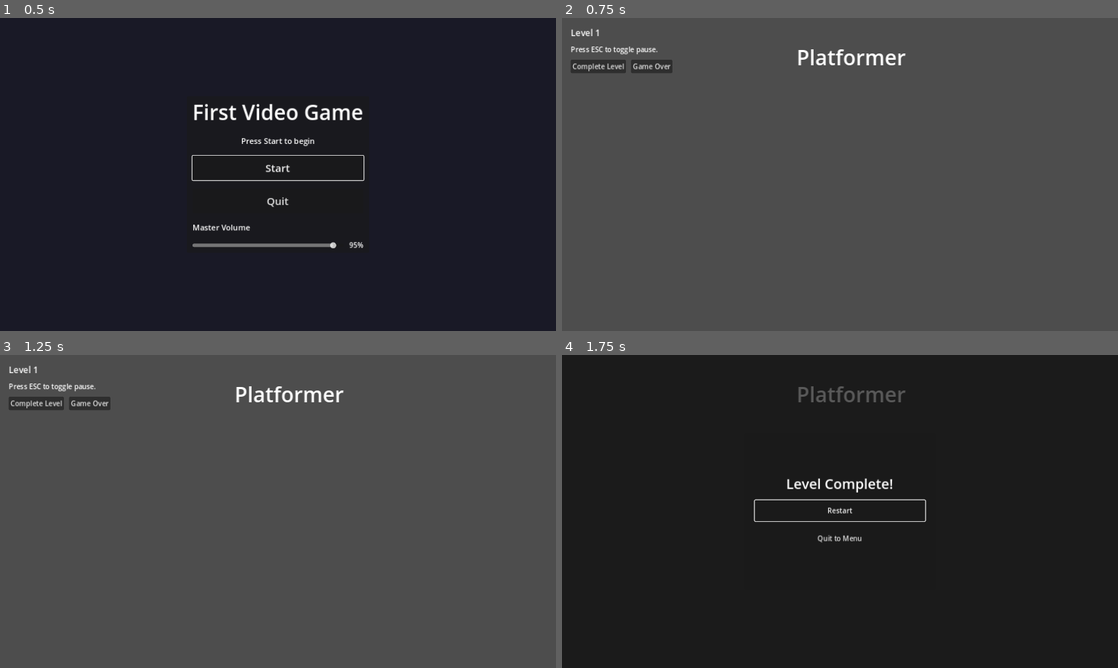
Above: before the commit, frames 1-4 (two rows, left to right).
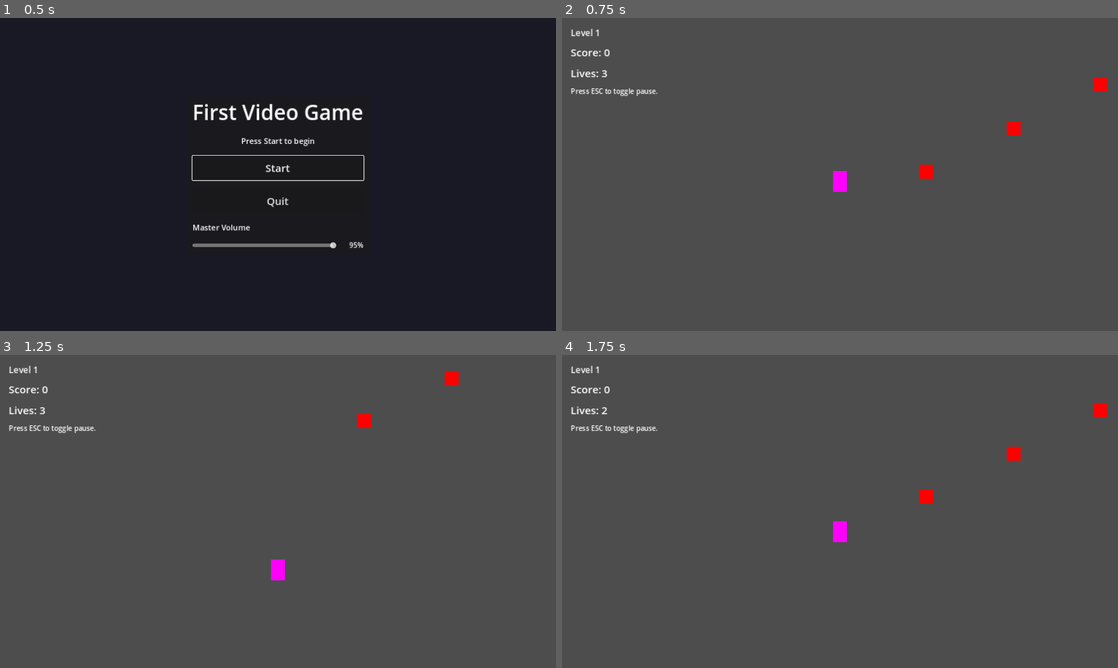
Above: after the commit, the same moments.

Repository: otthyyy/firstvideogame
Game: Godot game, scene res://scenes/MainMenu.tscn
Same seed, same stepped clock (60 frames per second), same inputs: the game is played once before the commit and once after it. Sound files missing from this copy of the repository are replaced by a short silence.
Inputs (mouse positions are in pixels of both pictures, inside the frame that each line leads up to):
- Up to frame 1 (0.5 s): no input
- Up to frame 2 (0.75 s): click "Start" at 0.5 s
- Up to frame 3 (1.25 s): no input
- Up to frame 4 (1.75 s): click (600, 401) at 1.25 s, where only the run before the commit has a clickable "Complete Level"

Frame 1 is identical in both runs. In frame 2, 2.0% of the frame differs, in the area x 1-99%, y 9-56%; in frame 3, 1.9%; in frame 4, 100%, in the area x 0-100%, y 0-100%.

Commit message:
feat(ui): add score, lives, coins, and level complete UI/gameplay
Implements score and lives display with UI updates, collectible coins, player death,
and level completion mechanics. This change enhances feedback and gameplay loop.

- Added HUD labels for score and lives, anchored for 1280x720 display
- Implemented Coin and Goal scenes (Area2D); coins increment score and play sound
- Player death decrements lives, with Game Over and restart if lives reach zero
- Display "Level Complete!" modal when reaching goal
- Refactored GameState for score/lives/tracking and consistent reset

No breaking changes. Assets use placeholder graphics/audio for rapid prototyping.

Diff:
--- /dev/null
+++ b/scenes/Coin.tscn
@@ -0,0 +1,25 @@
+[gd_scene load_steps=5 format=3 uid="uid://c5q2rkje7u4aj"]
+
+[ext_resource type="Script" path="res://scripts/Coin.gd" id="1_coin_script"]
+[ext_resource type="AudioStream" uid="uid://bwdmhj0ydejhg" path="res://audio/coin_pickup.wav" id="2_coin_audio"]
+
+[sub_resource type="CircleShape2D" id="CircleShape2D_coin_collision"]
+radius = 16.0
+
+[sub_resource type="PlaceholderTexture2D" id="PlaceholderTexture2D_coin"]
+size = Vector2(32, 32)
+
+[node name="Coin" type="Area2D" groups=["coins"]]
+collision_layer = 0
+collision_mask = 1
+script = ExtResource("1_coin_script")
+
+[node name="Sprite2D" type="Sprite2D" parent="."]
+modulate = Color(1, 0.843137, 0, 1)
+texture = SubResource("PlaceholderTexture2D_coin")
+
+[node name="CollisionShape2D" type="CollisionShape2D" parent="."]
+shape = SubResource("CircleShape2D_coin_collision")
+
+[node name="AudioStreamPlayer2D" type="AudioStreamPlayer2D" parent="."]
+stream = ExtResource("2_coin_audio")
--- /dev/null
+++ b/scenes/Goal.tscn
@@ -0,0 +1,21 @@
+[gd_scene load_steps=4 format=3 uid="uid://coeg0y3w1hffa"]
+
+[ext_resource type="Script" path="res://scripts/Goal.gd" id="1_goal_script"]
+
+[sub_resource type="RectangleShape2D" id="RectangleShape2D_goal_collision"]
+size = Vector2(64, 64)
+
+[sub_resource type="PlaceholderTexture2D" id="PlaceholderTexture2D_goal"]
+size = Vector2(64, 64)
+
+[node name="Goal" type="Area2D" groups=["goal"]]
+collision_layer = 0
+collision_mask = 1
+script = ExtResource("1_goal_script")
+
+[node name="Sprite2D" type="Sprite2D" parent="."]
+modulate = Color(0, 1, 0, 1)
+texture = SubResource("PlaceholderTexture2D_goal")
+
+[node name="CollisionShape2D" type="CollisionShape2D" parent="."]
+shape = SubResource("RectangleShape2D_goal_collision")
--- a/scenes/Level1.tscn
+++ b/scenes/Level1.tscn
@@ -1,13 +1,36 @@
-[gd_scene load_steps=5 format=3 uid="uid://cd6dj5t0h6w5q"]
+[gd_scene load_steps=8 format=3 uid="uid://cd6dj5t0h6w5q"]
 
 [ext_resource type="PackedScene" uid="uid://c146luq5d1bje" path="res://scenes/PlaceholderLevel.tscn" id="1_level"]
 [ext_resource type="Script" path="res://scripts/Level1.gd" id="2_level_script"]
 [ext_resource type="PackedScene" uid="uid://cjxpnh6n5u3ya" path="res://scenes/PauseMenu.tscn" id="3_pause_menu"]
+[ext_resource type="PackedScene" uid="uid://cpujq1n83ql3j" path="res://scenes/Player.tscn" id="4_player"]
+[ext_resource type="PackedScene" uid="uid://c5q2rkje7u4aj" path="res://scenes/Coin.tscn" id="5_coin"]
+[ext_resource type="PackedScene" uid="uid://coeg0y3w1hffa" path="res://scenes/Goal.tscn" id="6_goal"]
 
 [node name="Level1" type="Node2D"]
 script = ExtResource("2_level_script")
 
 [node name="PlaceholderLevel" parent="." instance=ExtResource("1_level")]
+
+[node name="Player" parent="." instance=ExtResource("4_player")]
+position = Vector2(200, 500)
+
+[node name="Camera2D" type="Camera2D" parent="Player"]
+current = true
+position_smoothing_enabled = true
+position_smoothing_speed = 5.0
+
+[node name="Coin" parent="." instance=ExtResource("5_coin")]
+position = Vector2(400, 500)
+
+[node name="Coin2" parent="." instance=ExtResource("5_coin")]
+position = Vector2(600, 400)
+
+[node name="Coin3" parent="." instance=ExtResource("5_coin")]
+position = Vector2(800, 300)
+
+[node name="Goal" parent="." instance=ExtResource("6_goal")]
+position = Vector2(1000, 500)
 
 [node name="HUD" type="CanvasLayer" parent="."]
 
@@ -31,21 +54,19 @@
 theme_override_font_sizes/font_size = 20
 text = "Level 1"
 
+[node name="ScoreLabel" type="Label" parent="HUD/MarginContainer/VBoxContainer"]
+layout_mode = 2
+theme_override_font_sizes/font_size = 24
+text = "Score: 0"
+
+[node name="LivesLabel" type="Label" parent="HUD/MarginContainer/VBoxContainer"]
+layout_mode = 2
+theme_override_font_sizes/font_size = 24
+text = "Lives: 3"
+
 [node name="HintLabel" type="Label" parent="HUD/MarginContainer/VBoxContainer"]
 layout_mode = 2
 text = "Press ESC to toggle pause."
-
-[node name="Buttons" type="HBoxContainer" parent="HUD/MarginContainer/VBoxContainer"]
-layout_mode = 2
-theme_override_constants/separation = 12
-
-[node name="CompleteButton" type="Button" parent="HUD/MarginContainer/VBoxContainer/Buttons"]
-layout_mode = 2
-text = "Complete Level"
-
-[node name="GameOverButton" type="Button" parent="HUD/MarginContainer/VBoxContainer/Buttons"]
-layout_mode = 2
-text = "Game Over"
 
 [node name="PauseMenu" parent="." instance=ExtResource("3_pause_menu")]
 
@@ -103,7 +124,5 @@
 layout_mode = 2
 text = "Quit to Menu"
 
-[connection signal="pressed" from="HUD/MarginContainer/VBoxContainer/Buttons/CompleteButton" to="." method="_on_complete_button_pressed"]
-[connection signal="pressed" from="HUD/MarginContainer/VBoxContainer/Buttons/GameOverButton" to="." method="_on_game_over_button_pressed"]
 [connection signal="pressed" from="EndMenu/Panel/VBoxContainer/RestartButton" to="." method="_on_restart_button_pressed"]
 [connection signal="pressed" from="EndMenu/Panel/VBoxContainer/QuitToMenuButton" to="." method="_on_quit_to_menu_from_end_pressed"]
--- /dev/null
+++ b/scripts/Coin.gd
@@ -0,0 +1,27 @@
+extends Area2D
+
+@export var coin_value: int = 10
+
+var _collected: bool = false
+
+@onready var audio_player: AudioStreamPlayer2D = $AudioStreamPlayer2D
+
+func _ready() -> void:
+    body_entered.connect(_on_body_entered)
+
+func _on_body_entered(body: Node2D) -> void:
+    if _collected:
+        return
+    if body.is_in_group("player"):
+        collect()
+
+func collect() -> void:
+    _collected = true
+    set_deferred("monitoring", false)
+    set_deferred("monitorable", false)
+    GameState.add_score(coin_value)
+    visible = false
+    if audio_player and audio_player.stream:
+        audio_player.play()
+        await audio_player.finished
+    queue_free()
--- a/scripts/GameState.gd
+++ b/scripts/GameState.gd
@@ -1,18 +1,40 @@
 extends Node
 
 signal master_volume_changed(value: float)
+signal score_changed(new_score: int)
+signal lives_changed(new_lives: int)
 
 const SETTINGS_FILE := "user://settings.cfg"
 const SETTINGS_SECTION := "audio"
 const SETTINGS_KEY := "master_volume"
 
 var master_volume: float = 1.0
+var score: int = 0
+var lives: int = 3
 
 func _ready() -> void:
     process_mode = Node.PROCESS_MODE_ALWAYS
     load_settings()
     apply_volume()
     emit_signal("master_volume_changed", master_volume)
+    emit_signal("score_changed", score)
+    emit_signal("lives_changed", lives)
+
+func reset_progress() -> void:
+    score = 0
+    lives = 3
+    emit_signal("score_changed", score)
+    emit_signal("lives_changed", lives)
+
+func add_score(amount: int) -> void:
+    if amount == 0:
+        return
+    score = max(score + amount, 0)
+    emit_signal("score_changed", score)
+
+func lose_life() -> void:
+    lives = max(lives - 1, 0)
+    emit_signal("lives_changed", lives)
 
 func set_master_volume(value: float) -> void:
     value = clamp(value, 0.0, 1.0)
--- /dev/null
+++ b/scripts/Goal.gd
@@ -0,0 +1,13 @@
+extends Area2D
+
+signal goal_reached
+
+func _ready() -> void:
+    body_entered.connect(_on_body_entered)
+
+func _on_body_entered(body: Node2D) -> void:
+    if not body.is_in_group("player"):
+        return
+    set_deferred("monitoring", false)
+    set_deferred("monitorable", false)
+    emit_signal("goal_reached")
--- a/scripts/Level1.gd
+++ b/scripts/Level1.gd
@@ -5,6 +5,8 @@
 @onready var end_label: Label = $EndMenu/Panel/VBoxContainer/EndLabel
 @onready var restart_button: Button = $EndMenu/Panel/VBoxContainer/RestartButton
 @onready var hud: CanvasLayer = $HUD
+@onready var score_label: Label = $HUD/MarginContainer/VBoxContainer/ScoreLabel
+@onready var lives_label: Label = $HUD/MarginContainer/VBoxContainer/LivesLabel
 
 func _ready() -> void:
     process_mode = Node.PROCESS_MODE_ALWAYS
@@ -13,6 +15,47 @@
     end_menu.process_mode = Node.PROCESS_MODE_WHEN_PAUSED
     pause_menu.resume_requested.connect(_on_resume_requested)
     pause_menu.quit_to_menu_requested.connect(_on_quit_to_menu_requested)
+
+    var score_callable := Callable(self, "_on_score_changed")
+    if not GameState.score_changed.is_connected(score_callable):
+        GameState.score_changed.connect(score_callable)
+    var lives_callable := Callable(self, "_on_lives_changed")
+    if not GameState.lives_changed.is_connected(lives_callable):
+        GameState.lives_changed.connect(lives_callable)
+    _update_ui()
+
+    _connect_player()
+    _connect_goal()
+
+func _connect_player() -> void:
+    var player := get_tree().get_first_node_in_group("player")
+    if player:
+        player.player_died.connect(_on_player_died)
+
+func _connect_goal() -> void:
+    var goal := get_tree().get_first_node_in_group("goal")
+    if goal:
+        goal.goal_reached.connect(_on_goal_reached)
+
+func _update_ui() -> void:
+    score_label.text = "Score: %d" % GameState.score
+    lives_label.text = "Lives: %d" % GameState.lives
+
+func _on_score_changed(_new_score: int) -> void:
+    _update_ui()
+
+func _on_lives_changed(_new_lives: int) -> void:
+    _update_ui()
+
+func _on_player_died() -> void:
+    GameState.lose_life()
+    if GameState.lives <= 0:
+        _show_end_menu("Game Over")
+    else:
+        get_tree().reload_current_scene()
+
+func _on_goal_reached() -> void:
+    _show_end_menu("Level Complete!")
 
 func _unhandled_input(event: InputEvent) -> void:
     if event.is_action_pressed("ui_cancel") and not end_menu.visible:
@@ -33,12 +76,6 @@
     get_tree().paused = false
     get_tree().change_scene_to_file("res://scenes/MainMenu.tscn")
 
-func _on_complete_button_pressed() -> void:
-    _show_end_menu("Level Complete!")
-
-func _on_game_over_button_pressed() -> void:
-    _show_end_menu("Game Over")
-
 func _show_end_menu(message: String) -> void:
     get_tree().paused = true
     hud.visible = false
@@ -48,6 +85,7 @@
     restart_button.grab_focus()
 
 func _on_restart_button_pressed() -> void:
+    GameState.reset_progress()
     get_tree().paused = false
     get_tree().reload_current_scene()
 
--- a/scripts/MainMenu.gd
+++ b/scripts/MainMenu.gd
@@ -12,6 +12,7 @@
     start_button.grab_focus()
 
 func _on_start_button_pressed() -> void:
+    GameState.reset_progress()
     get_tree().change_scene_to_file("res://scenes/Level1.tscn")
 
 func _on_quit_button_pressed() -> void:
--- a/scripts/Player.gd
+++ b/scripts/Player.gd
@@ -1,4 +1,6 @@
 extends CharacterBody2D
+
+signal player_died
 
 # Movement parameters
 @export var speed: float = 300.0
@@ -19,13 +21,25 @@
 @export var jump_buffer_time: float = 0.1
 var jump_buffer_timer: float = 0.0
 
+# Death detection
+@export var death_y: float = 1000.0
+var _is_dead: bool = false
+
 @onready var animated_sprite: AnimatedSprite2D = $AnimatedSprite2D
 
 func _ready() -> void:
-    # Initialize sprite direction
+    add_to_group("player")
     animated_sprite.play("idle")
 
 func _physics_process(delta: float) -> void:
+    if _is_dead:
+        return
+
+    # Check for death first
+    if global_position.y > death_y:
+        _die()
+        return
+
     # Get input direction
     var input_direction: float = Input.get_axis("move_left", "move_right")
 
@@ -69,6 +83,14 @@
     # Update animations
     update_animations(input_direction)
 
+func _die() -> void:
+    if _is_dead:
+        return
+    _is_dead = true
+    velocity = Vector2.ZERO
+    set_physics_process(false)
+    emit_signal("player_died")
+
 func update_animations(input_direction: float) -> void:
     # Flip sprite based on movement direction
     if input_direction != 0:
Not shown, added: audio/coin_pickup.wav.import
Not shown, added: audio/coin_pickup.wav
